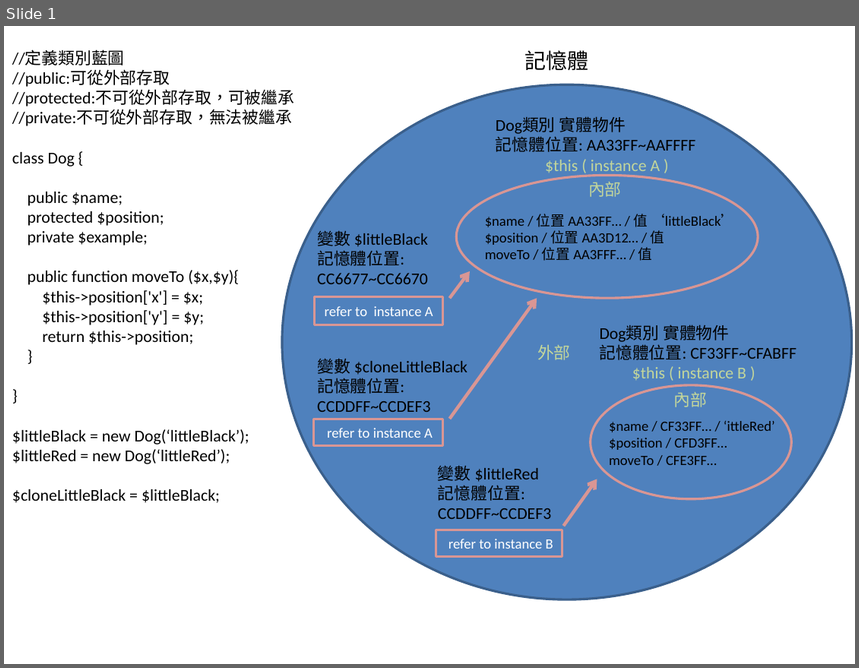
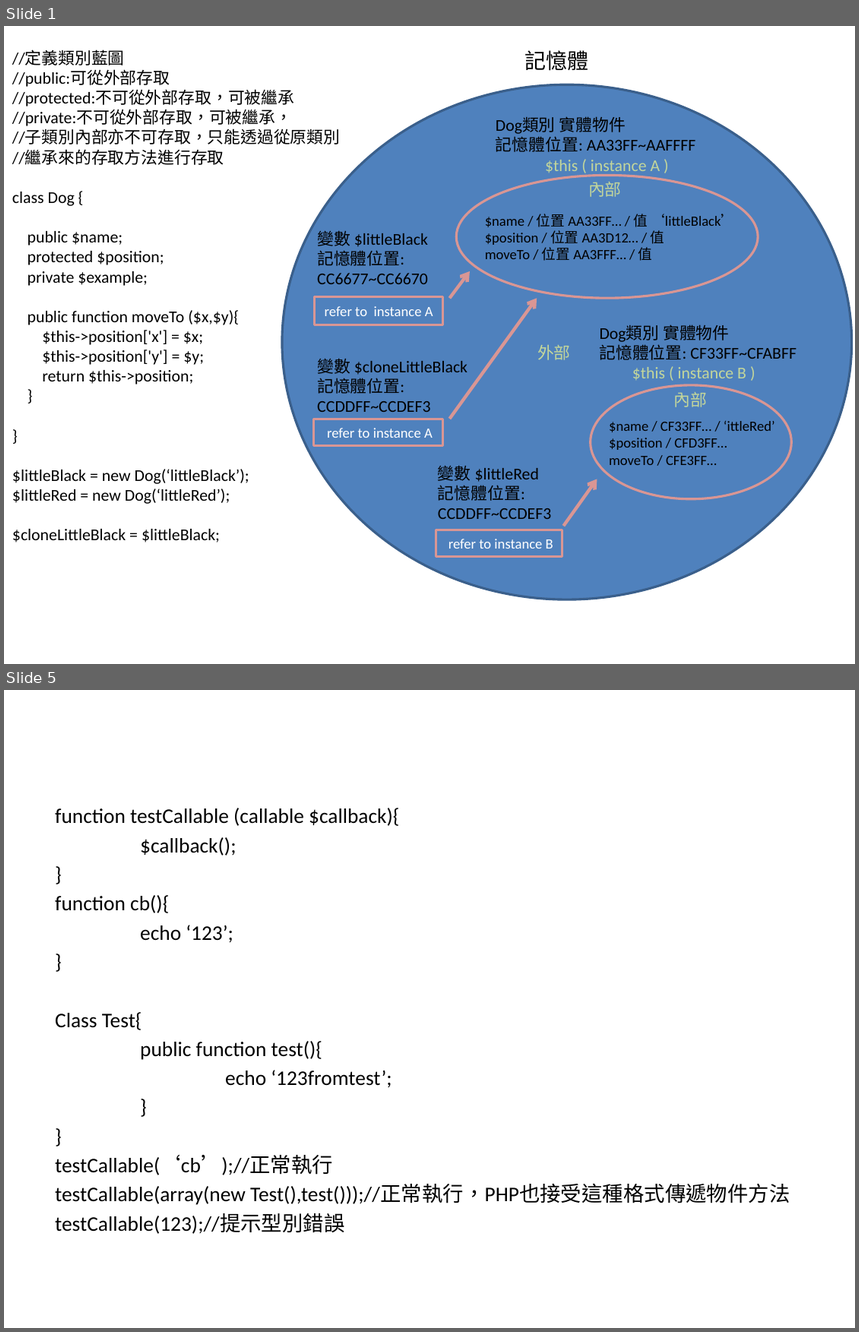
Before and after one commit to pmake/forTraining, a slide deck: php/phpMVC/物件概念.pptx. Shown one above the other, each under a label of ours: slide 1 before the commit, slides 1 and 5 after it; the slides between them are not shown. The pictures are 859x668 and 859x1332 pixels, drawn with LibreOffice and Linux fonts; fonts in the diff are those of the drawing. Boxes give left, top, right and bottom in pixels: in the first picture for what was removed or moved away, otherwise in the second. Text is boxed around its words. In the diff, an @@ line names an element or a change of style, - is before the commit and + after.

```diff
--- a/php/phpMVC/物件概念.pptx
+++ b/php/phpMVC/物件概念.pptx
@@ slide 5 added at <box>4,690,855,1328</box>, background #FFFFFF @@
@@ text added at <box>55,808,790,1234</box>, 17.6 pt, text #000000 @@
+function testCallable (callable $callback){
+$callback();
+}
+function cb(){
+echo ‘123’;
+}
+Class Test{
+public function test(){
+echo ‘123fromtest’;
+}
+}
+testCallable(‘cb’);//正常執行
+testCallable(array(new Test(),test()));//正常執行，PHP也接受這種格式傳遞物件方法
+testCallable(123);//提示型別錯誤
@@ slide 1 changed as well @@
@@ text at <box>12,110,340,165</box>: text changed @@
-//private:不可從外部存取，無法被繼承
+//private:不可從外部存取，可被繼承，
+//子類別內部亦不可存取，只能透過從原類別
+//繼承來的存取方法進行存取
```
Also in this commit, not shown: 3 other slides added.
